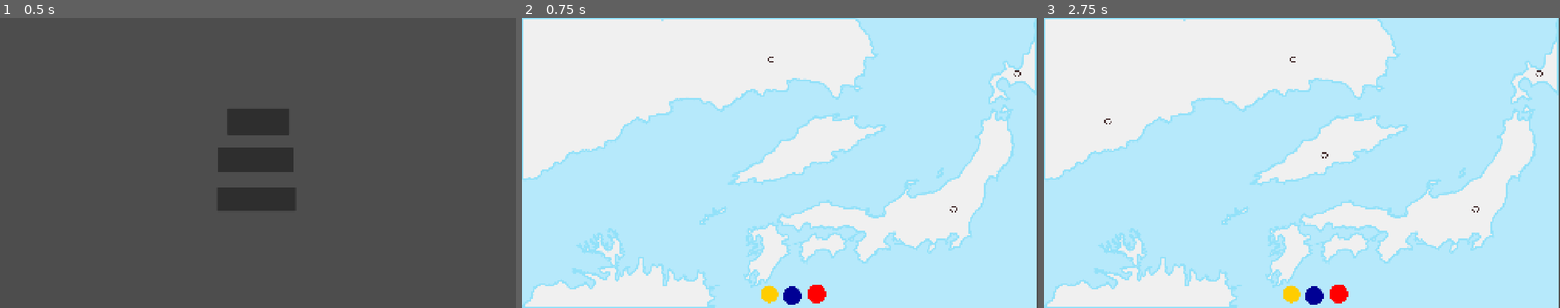
Above: before the commit, frames 1-3 (left to right).
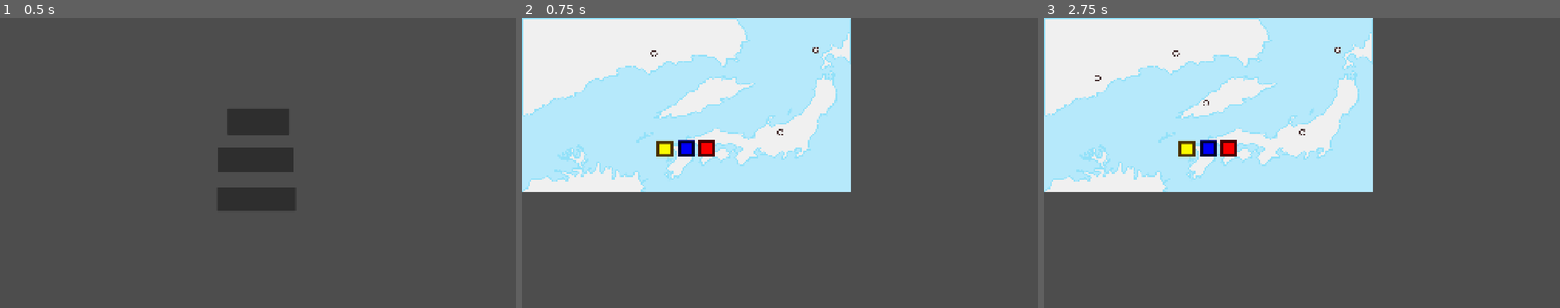
Above: after the commit, the same moments.

Repository: top-it-090304/Holding-Pattern
Game: Godot game, scene res://scene/StartMenu.tscn
Same seed, same stepped clock (60 frames per second), same inputs: the game is played once before the commit and once after it. Video files are missing from this copy of the repository; at most half a second of black plays in their place.
Inputs (mouse positions are in pixels of both pictures, inside the frame that each line leads up to; where the layout moved, square brackets give the same spot in the first picture):
- Up to frame 1 (0.5 s): no input
- Up to frame 2 (0.75 s): click (780, 122) at 0.5 s
- Up to frame 3 (2.75 s): click (1188, 148) [1291, 293] at 1.25 s; click (1209, 148) [1312, 296] at 2 s

Frame 1 is identical in both runs. In frame 2, 81% of the frame differs, in the area x 0-100%, y 0-100%; in frame 3, 81%.

Commit message:
test limit build

Diff:
--- a/scene/Main.tscn
+++ b/scene/Main.tscn
@@ -2,9 +2,7 @@
 
 [ext_resource type="Script" uid="uid://sp2ta70qytu6" path="res://scripts/Main.gd" id="1_nbc6x"]
 [ext_resource type="Texture2D" uid="uid://qrsbytgaea84" path="res://objects/field_blue.png" id="2_h6nst"]
-[ext_resource type="Texture2D" uid="uid://d3hmyd7fm44gt" path="res://objects/Button_yellow.png" id="3_mnmej"]
-[ext_resource type="Texture2D" uid="uid://c32r7a0jfkk6t" path="res://objects/Button_blue.png" id="4_o6q0f"]
-[ext_resource type="Texture2D" uid="uid://ck4unu555lgo2" path="res://objects/Button_red.png" id="5_s5yxy"]
+[ext_resource type="Texture2D" uid="uid://bjil8gjfbvr62" path="res://objects/point_square.png" id="3_hr7lf"]
 
 [sub_resource type="ButtonGroup" id="ButtonGroup_hr7lf"]
 allow_unpress = true
@@ -20,8 +18,8 @@
 
 [node name="Map" type="Sprite2D" parent="." unique_id=570708504]
 z_index = -1
-position = Vector2(957.18744, 540)
-scale = Vector2(0.9966798, 0.99999994)
+position = Vector2(613, 326.00003)
+scale = Vector2(0.63815117, 0.6037037)
 texture = ExtResource("2_h6nst")
 
 [node name="Timer" type="Timer" parent="." unique_id=1871435388]
@@ -30,61 +28,58 @@
 [node name="AirportSpawn" type="Node2D" parent="." unique_id=2036406742]
 
 [node name="Marker2D" type="Marker2D" parent="AirportSpawn" unique_id=803476185]
-position = Vector2(927, 155)
+position = Vector2(491, 133)
 
 [node name="Marker2D2" type="Marker2D" parent="AirportSpawn" unique_id=1551095940]
-position = Vector2(426, 1019)
+position = Vector2(292, 591)
 
 [node name="Marker2D3" type="Marker2D" parent="AirportSpawn" unique_id=501649119]
-position = Vector2(238, 386)
+position = Vector2(200, 224)
 
 [node name="Marker2D4" type="Marker2D" parent="AirportSpawn" unique_id=332095736]
-position = Vector2(1607, 714)
+position = Vector2(961, 426)
 
 [node name="Marker2D5" type="Marker2D" parent="AirportSpawn" unique_id=2052956240]
-position = Vector2(1044, 512)
+position = Vector2(602, 318)
 
 [node name="Marker2D6" type="Marker2D" parent="AirportSpawn" unique_id=233310926]
-position = Vector2(1843, 208)
+position = Vector2(1093, 120)
 
 [node name="YellowButton" type="Button" parent="." unique_id=1877033529]
 modulate = Color(1, 1, 0, 1)
-offset_left = 883.0
-offset_top = 991.00006
-offset_right = 1091.0
-offset_bottom = 1199.0
-scale = Vector2(0.36157924, 0.36157924)
+offset_left = 491.0
+offset_top = 450.0
+offset_right = 568.0
+offset_bottom = 527.0
 toggle_mode = true
 button_pressed = true
 action_mode = 0
 button_group = SubResource("ButtonGroup_hr7lf")
-icon = ExtResource("3_mnmej")
+icon = ExtResource("3_hr7lf")
 flat = true
 
 [node name="BlueButton" type="Button" parent="." unique_id=1888030756]
 modulate = Color(0, 0, 1, 1)
-offset_left = 965.0
-offset_top = 995.0
-offset_right = 1173.0
-offset_bottom = 1203.0
-scale = Vector2(0.38400003, 0.38400003)
+offset_left = 572.0
+offset_top = 449.0
+offset_right = 649.0
+offset_bottom = 526.0
 toggle_mode = true
 action_mode = 0
 button_group = SubResource("ButtonGroup_yiwpq")
-icon = ExtResource("4_o6q0f")
+icon = ExtResource("3_hr7lf")
 flat = true
 
 [node name="RedButton" type="Button" parent="." unique_id=1218500919]
 modulate = Color(1, 0, 0, 1)
-offset_left = 1055.0
-offset_top = 985.0
-offset_right = 1263.0
-offset_bottom = 1193.0
-scale = Vector2(0.4, 0.4)
+offset_left = 647.0
+offset_top = 448.0
+offset_right = 724.0
+offset_bottom = 525.0
 toggle_mode = true
 action_mode = 0
 button_group = SubResource("ButtonGroup_mnmej")
-icon = ExtResource("5_s5yxy")
+icon = ExtResource("3_hr7lf")
 flat = true
 
 [connection signal="timeout" from="Timer" to="." method="_on_spawn_timer_timeout"]
--- /dev/null
+++ b/scripts/AirportManager.gd
@@ -0,0 +1,55 @@
+extends Node
+class_name AirportManager
+
+signal airport_selected(airport: Airport)
+
+@export var airport_scene: PackedScene
+@export var spawn_points_node: Node2D
+@export var initial_airport_count: int = 3
+@export var mouse_hover_radius: float = 50.0
+
+var airport_points: Array[Vector2] = []
+var airports: Array[Airport] = []
+var selected_airport: Airport = null
+
+func _ready() -> void:
+	_collect_spawn_points()
+	_spawn_initial_airports()
+
+func _collect_spawn_points() -> void:
+	if not spawn_points_node:
+		return
+
+	for child in spawn_points_node.get_children():
+		if child is Marker2D:
+			airport_points.append(child.global_position)
+	airport_points.shuffle()
+
+func _spawn_initial_airports() -> void:
+	for i in range(initial_airport_count):
+		spawn_airport()
+
+func spawn_airport() -> void:
+	if airport_points.is_empty() or not airport_scene:
+		return
+
+	var airport = airport_scene.instantiate()
+	airport.position = airport_points.pop_back()
+	airport.radius = mouse_hover_radius
+	airport.selected.connect(_on_airport_selected)
+
+	add_child(airport)
+	airports.append(airport)
+
+func get_airport_at_position(position: Vector2) -> Airport:
+	for airport in airports:
+		if airport.is_mouse_nearby(position):
+			return airport
+	return null
+
+func _on_airport_selected(airport: Airport) -> void:
+	selected_airport = airport
+	airport_selected.emit(airport)
+
+func clear_selection() -> void:
+	selected_airport = null
--- /dev/null
+++ b/scripts/LimitsUI.gd
@@ -0,0 +1,35 @@
+extends Control
+
+@onready var main = $"/root/Main"
+@onready var yellow_label = $YellowLabel
+@onready var blue_label = $BlueLabel
+@onready var red_label = $RedLabel
+
+func _ready():
+	# Подключаемся к сигналу изменения цвета для обновления UI
+	main.color_changed.connect(_on_color_changed)
+	update_all_limits()
+
+func _on_color_changed(new_color):
+	update_all_limits()
+
+func update_all_limits():
+	update_color_limit("yellow", yellow_label)
+	update_color_limit("blue", blue_label)
+	update_color_limit("red", red_label)
+
+func update_color_limit(color_name: String, label: Label):
+	var data = main.color_limits[color_name]
+	label.text = "%s: Линии %d/%d, Самолёты %d/%d" % [
+		color_name.capitalize(),
+		data["current_lines"],
+		data["lines"],
+		data["current_planes"],
+		data["planes"]
+	]
+
+	# Подсвечиваем текущий цвет
+	if main.current_color_name == color_name:
+		label.modulate = Color.WHITE
+	else:
+		label.modulate = Color.GRAY
--- a/scripts/Main.gd
+++ b/scripts/Main.gd
@@ -12,6 +12,16 @@
 
 var line_color = Color(1, 1, 0, 0.7)
 signal color_changed(new_color)
+
+# Словари для хранения лимитов
+var color_limits = {
+	"yellow": {"lines": 3, "planes": 2, "current_lines": 0, "current_planes": 0},
+	"blue": {"lines": 3, "planes": 2, "current_lines": 0, "current_planes": 0},
+	"red": {"lines": 3, "planes": 2, "current_lines": 0, "current_planes": 0}
+}
+
+# Текущий цвет в виде строки
+var current_color_name = "yellow"
 
 func _ready():
 	pred_line = Line2D.new()
@@ -36,7 +46,7 @@
 func _process(_delta):
 	if is_drawing and selected_airport:
 		line_draw(selected_airport.global_position, get_global_mouse_position())
-		check_airopotr()
+		check_airport()
 
 func line_draw(p0: Vector2, p2: Vector2):
 	var curve = Curve2D.new()
@@ -48,17 +58,37 @@
 	curve.add_point(p2)
 	pred_line.points = curve.get_baked_points()
 
-func check_airopotr():
+func check_airport():
 	var mouse_pos = get_global_mouse_position()
 	for airport in get_tree().get_nodes_in_group("airports"):
 		if airport != selected_airport and airport.global_position.distance_to(mouse_pos) < 50:
-			create_route(selected_airport, airport)
-			selected_airport = airport
+			# Проверяем, можно ли создать линию текущего цвета
+			if can_create_line(current_color_name):
+				create_route(selected_airport, airport)
+				selected_airport = airport
+			else:
+				# Визуально показываем, что нельзя создать линию
+				print("Достигнут лимит линий для цвета ", current_color_name)
+				stop_draw()
+
+func can_create_line(color_name: String) -> bool:
+	var limit_data = color_limits[color_name]
+	return limit_data["current_lines"] < limit_data["lines"]
+
+func can_create_plane(color_name: String) -> bool:
+	var limit_data = color_limits[color_name]
+	return limit_data["current_planes"] < limit_data["planes"]
 
 func create_route(a, b):
 	var route = route_scene.instantiate()
 	add_child(route)
-	route.create_line(a, b, line_color)
+	route.create_line(a, b, line_color, current_color_name)
+
+	# Увеличиваем счётчик линий
+	color_limits[current_color_name]["current_lines"] += 1
+
+	# Обновляем UI (если есть)
+	update_ui()
 
 func stop_draw():
 	selected_airport = null
@@ -80,15 +110,38 @@
 ## кнопки
 func _on_yb_toggled(_t):
 	line_color = Color(1, 1, 0, 0.7)
+	current_color_name = "yellow"
 	color_changed.emit(line_color)
+	update_ui()
 
 func _on_bb_toggled(_t):
 	line_color = Color(0, 0, 1, 0.7)
+	current_color_name = "blue"
 	color_changed.emit(line_color)
+	update_ui()
 
 func _on_rb_toggled(_t):
 	line_color = Color(1, 0, 0, 0.7)
+	current_color_name = "red"
 	color_changed.emit(line_color)
+	update_ui()
 
 func _on_spawn_timer_timeout():
 	spawn_airport()
+
+# Функция для обновления UI (если есть)
+func update_ui():
+	var limit_data = color_limits[current_color_name]
+	print("Цвет: ", current_color_name,
+		  ", Линии: ", limit_data["current_lines"], "/", limit_data["lines"],
+		  ", Самолёты: ", limit_data["current_planes"], "/", limit_data["planes"])
+
+# Функция для добавления самолёта (вызывается из Route.gd)
+func add_plane_for_color(color_name: String):
+	if can_create_plane(color_name):
+		color_limits[color_name]["current_planes"] += 1
+		update_ui()
+		return true
+	else:
+		print("Достигнут лимит самолётов для цвета ", color_name)
+		return false
--- a/scripts/Plane.gd
+++ b/scripts/Plane.gd
@@ -4,6 +4,7 @@
 var t: float = 0.0
 var speed: float = 0.4
 var forward: bool = true
+var color_name: String = "yellow"  # Добавляем переменную для цвета
 
 func setup_with_curve(curve: Curve2D):
 	flight_path = curve
@@ -17,14 +18,12 @@
 		if t >= 1.0:
 			t = 1.0
 			arrival()
-			print("Reload")
 	else:
 		t -= speed * delta
 
 		if t <= 0.0:
 			t = 0.0
 			arrival()
-
 
 	var dist = t * flight_path.get_baked_length()
 	var new_pos = flight_path.sample_baked(dist)
@@ -37,3 +36,10 @@
 	set_process(false)
 	await get_tree().create_timer(0.8).timeout
 	set_process(true)
+
+	# При "прибытии" самолёта уменьшаем счётчик
+	if has_node("/root/Main"):
+		var main = $"/root/Main"
+		# Уменьшаем счётчик самолётов для этого цвета
+		main.color_limits[color_name]["current_planes"] -= 1
+		main.update_ui()
--- a/scripts/Route.gd
+++ b/scripts/Route.gd
@@ -1,8 +1,22 @@
 extends Node2D
 
 var plane_scene = load("res://scene/Plane.tscn")
+@onready var main_script = $"/root/Main"
 
-func create_line(airport_a, airport_b, new_color):
+var line_color_name = "yellow"  # Добавляем переменную для хранения имени цвета
+
+func _ready():
+	main_script.color_changed.connect(create_line)
+
+func create_line(airport_a, airport_b, new_color, color_name = "yellow"):
+
+	# Проверяем, можно ли создать линию (на всякий случай)
+	if not main_script.can_create_line(color_name):
+		print("Нельзя создать линию, достигнут лимит")
+		queue_free()  # Удаляем маршрут, если лимит превышен
+		return
+
+	line_color_name = color_name  # Сохраняем имя цвета
 
 	var line = Line2D.new()
 	add_child(line)
@@ -26,6 +40,11 @@
 	line.points = curve.get_baked_points()
 
 	if plane_scene:
-		var plane = plane_scene.instantiate()
-		add_child(plane)
-		plane.setup_with_curve(curve)
+		# Проверяем, можно ли создать самолёт
+		if main_script.add_plane_for_color(color_name):
+			var plane = plane_scene.instantiate()
+			add_child(plane)
+			plane.setup_with_curve(curve)
+			plane.color_name = color_name  # Передаём цвет самолёту
+		else:
+			print("Нельзя создать самолёт, лимит достигнут")
--- /dev/null
+++ b/scripts/RouteManager.gd
@@ -0,0 +1,56 @@
+extends Node
+class_name RouteManager
+
+@export var route_scene: PackedScene
+@export var preview_line_color: Color = Color(1, 1, 1, 0.5)
+@export var preview_line_width: float = 3.0
+@export var preview_z_index: int = 10
+
+var preview_line: Line2D
+var is_drawing: bool = false
+var current_color: Color = Color(1, 1, 0, 0.7)
+var routes: Array[Route] = []
+
+func _ready() -> void:
+	_create_preview_line()
+
+func _create_preview_line() -> void:
+	preview_line = Line2D.new()
+	preview_line.width = preview_line_width
+	preview_line.default_color = preview_line_color
+	preview_line.z_index = preview_z_index
+	add_child(preview_line)
+
+func start_drawing() -> void:
+	is_drawing = true
+
+func stop_drawing() -> void:
+	is_drawing = false
+	preview_line.clear_points()
+
+func update_preview_line(start_position: Vector2, end_position: Vector2) -> void:
+	var points = _calculate_bezier_points(start_position, end_position)
+	preview_line.points = points
+
+func _calculate_bezier_points(p0: Vector2, p2: Vector2) -> PackedVector2Array:
+	var curve = Curve2D.new()
+	var mid = (p0 + p2) / 2
+	var offset = (p2 - p0).rotated(PI/2).normalized() * (p0.distance_to(p2) * 0.2)
+	var control_point = (mid + offset) - p0
+
+	curve.add_point(p0, Vector2.ZERO, control_point)
+	curve.add_point(p2)
+
+	return curve.get_baked_points()
+
+func create_route(airport_a: Airport, airport_b: Airport) -> void:
+	if not route_scene:
+		return
+
+	var route = route_scene.instantiate()
+	add_child(route)
+	route.initialize(airport_a, airport_b, current_color)
+	routes.append(route)
+
+func set_color(new_color: Color) -> void:
+	current_color = new_color
Not shown, added: scripts/AirportManager.gd.uid
Not shown, added: scripts/LimitsUI.gd.uid
Not shown, added: scripts/RouteManager.gd.uid
